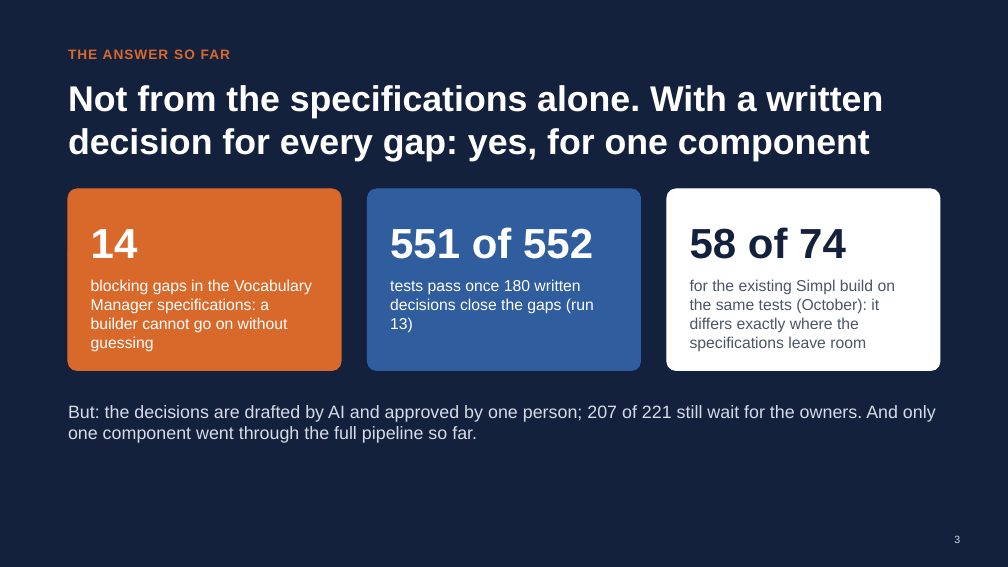
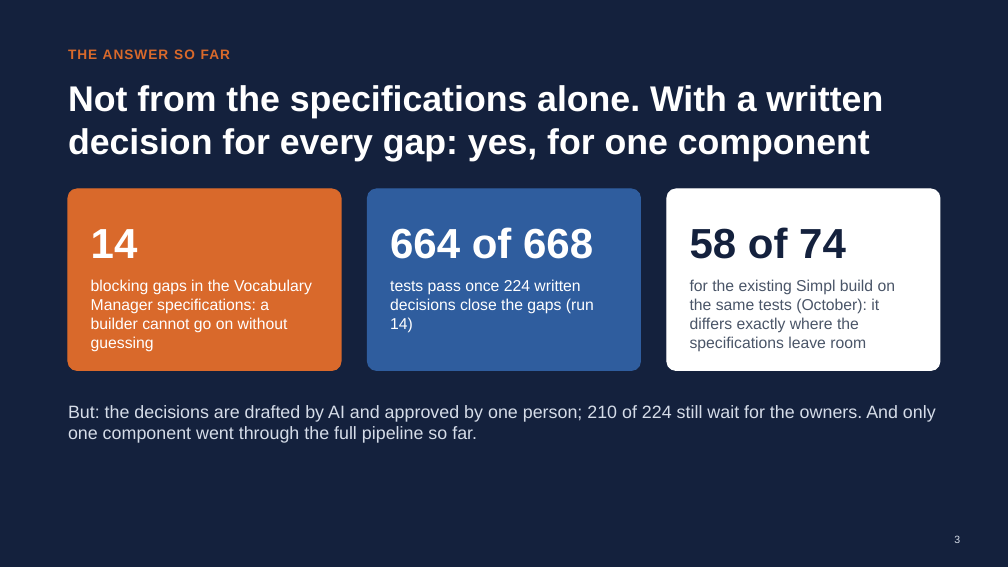
Before and after one commit to barrynauta/simpl-local, a slide deck: slide 3 of simpl-spec-factory/presentations/spec-factory-simpl.pptx. Drawn at 1008x567 pixels with LibreOffice and Linux fonts; fonts in the diff are those of the drawing. Boxes give left, top, right and bottom in pixels: in the first picture for what was removed or moved away, otherwise in the second. Text is boxed around its words. In the diff, an @@ line names an element or a change of style, - is before the commit and + after.

```diff
--- a/simpl-spec-factory/presentations/spec-factory-simpl.pptx
+++ b/simpl-spec-factory/presentations/spec-factory-simpl.pptx
@@ text at (x1=390, y1=227, x2=593, y2=259): text changed @@
-551 of 552
+664 of 668
@@ text at (x1=390, y1=279, x2=594, y2=333): text changed @@
-tests pass once 180 written decisions close the gaps (run 13)
+tests pass once 224 written decisions close the gaps (run 14)
@@ text at (x1=68, y1=405, x2=936, y2=443): text changed @@
-But: the decisions are drafted by AI and approved by one person; 207 of 221 still wait for the owners. And only one component went through the full pipeline so far.
+But: the decisions are drafted by AI and approved by one person; 210 of 224 still wait for the owners. And only one component went through the full pipeline so far.
```
Also in this commit, not shown: 6 other slides changed, 3 other files.
